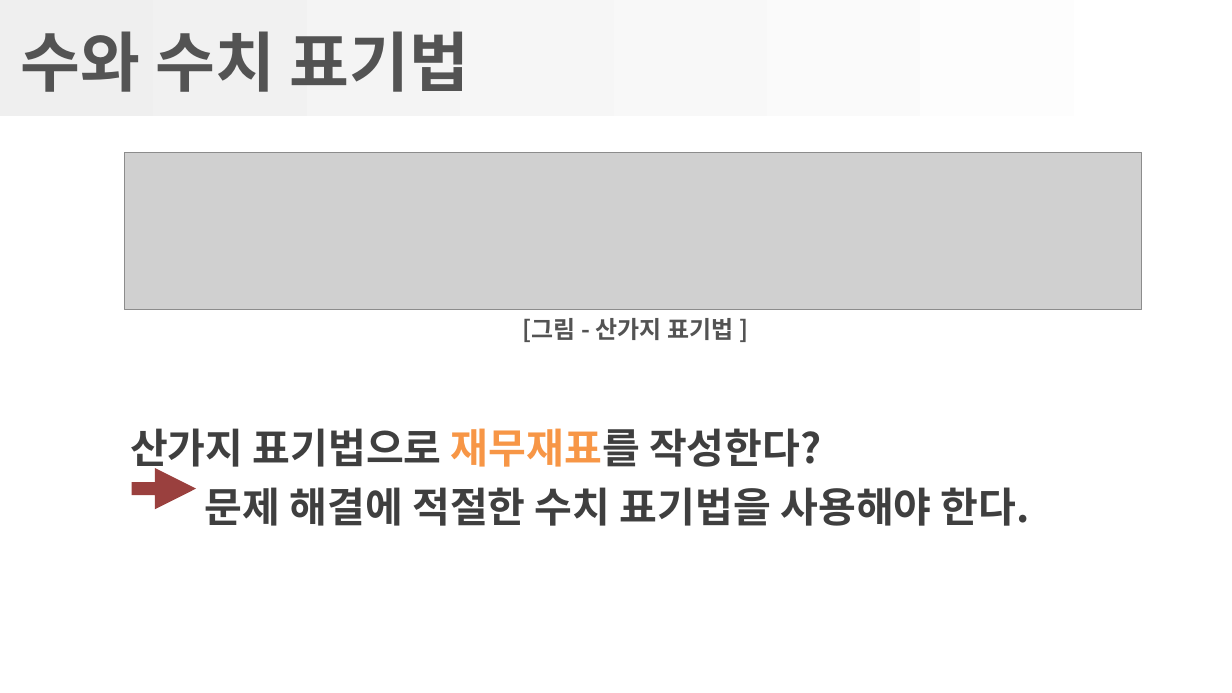
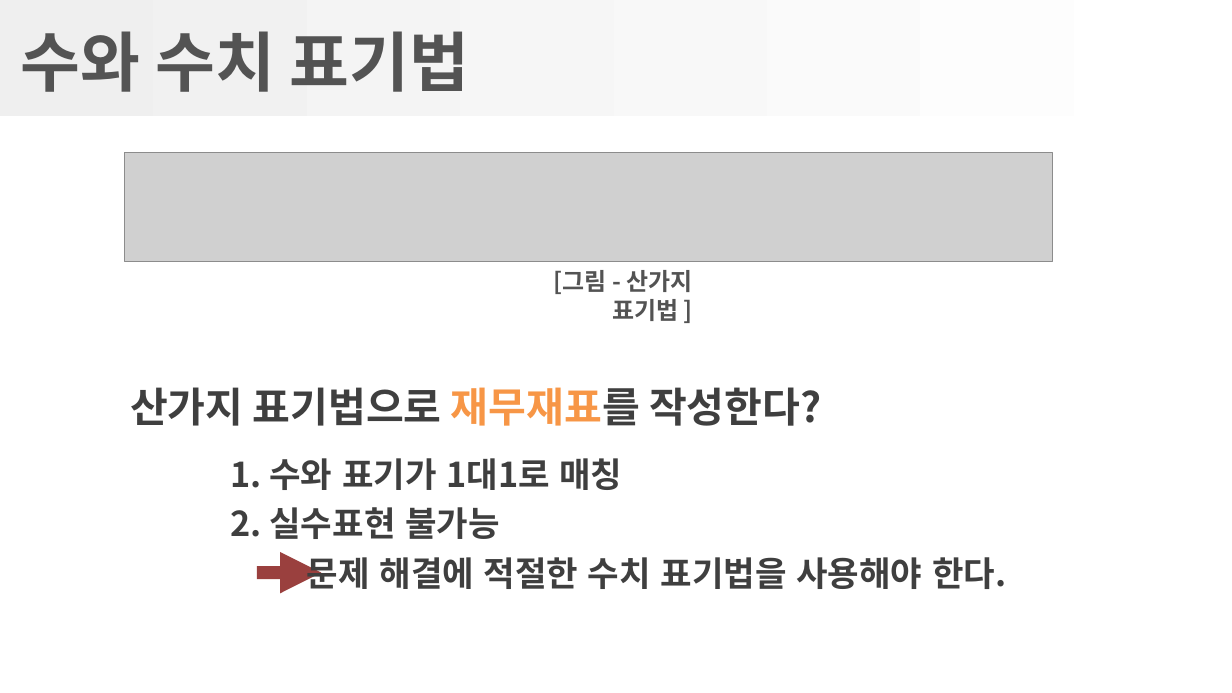
Before and after one commit to gatherKnowledge/Presentation, a slide deck: slide 9 of GreatCode/1-2장_수치표기법.pptx. Drawn at 1232x693 pixels with LibreOffice and Linux fonts; fonts in the diff are those of the drawing; grey boxes stand for pictures; background and template pictures are left out. Boxes give left, top, right and bottom in pixels: in the first picture for what was removed or moved away, otherwise in the second. Text is boxed around its words. In the diff, an @@ line names an element or a change of style, - is before the commit and + after.

```diff
--- a/GreatCode/1-2장_수치표기법.pptx
+++ b/GreatCode/1-2장_수치표기법.pptx
@@ picture: place and size @@
-picture at (124, 153, 1142, 310)
+picture at (124, 153, 1052, 262)
@@ text "[그림 - 산가지 표기법 ]" rewrapped from (522, 318, 733, 342) to (553, 270, 693, 321) @@
@@ text "산가지 표기법으로 재무재표를 작성한다?": place and size @@
-text "산가지 표기법으로 재무재표를 작성한다?" at (130, 428, 1030, 526)
+text "산가지 표기법으로 재무재표를 작성한다?" at (130, 387, 821, 426)
@@ text added at (230, 458, 1007, 589), 20 pt, text #3F3F3F, bold @@
+  1. 수와 표기가 1대1로 매칭
+  2. 실수표현 불가능
+문제 해결에 적절한 수치 표기법을 사용해야 한다.
@@ text at (205, 487, 1030, 526): paragraph removed @@
-문제 해결에 적절한 수치 표기법을 사용해야 한다.
@@ right arrow: place and size @@
-right arrow at (132, 468, 196, 510)
+right arrow at (257, 552, 322, 594)
```
Also in this commit, not shown: 11 other slides changed, 1 slide added, 30 slides removed, 2 other files.
